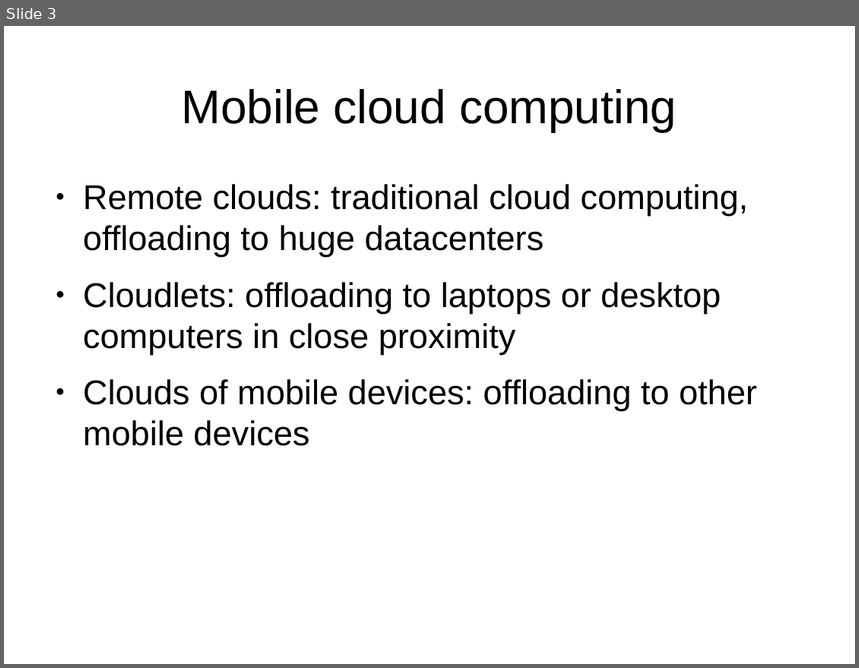
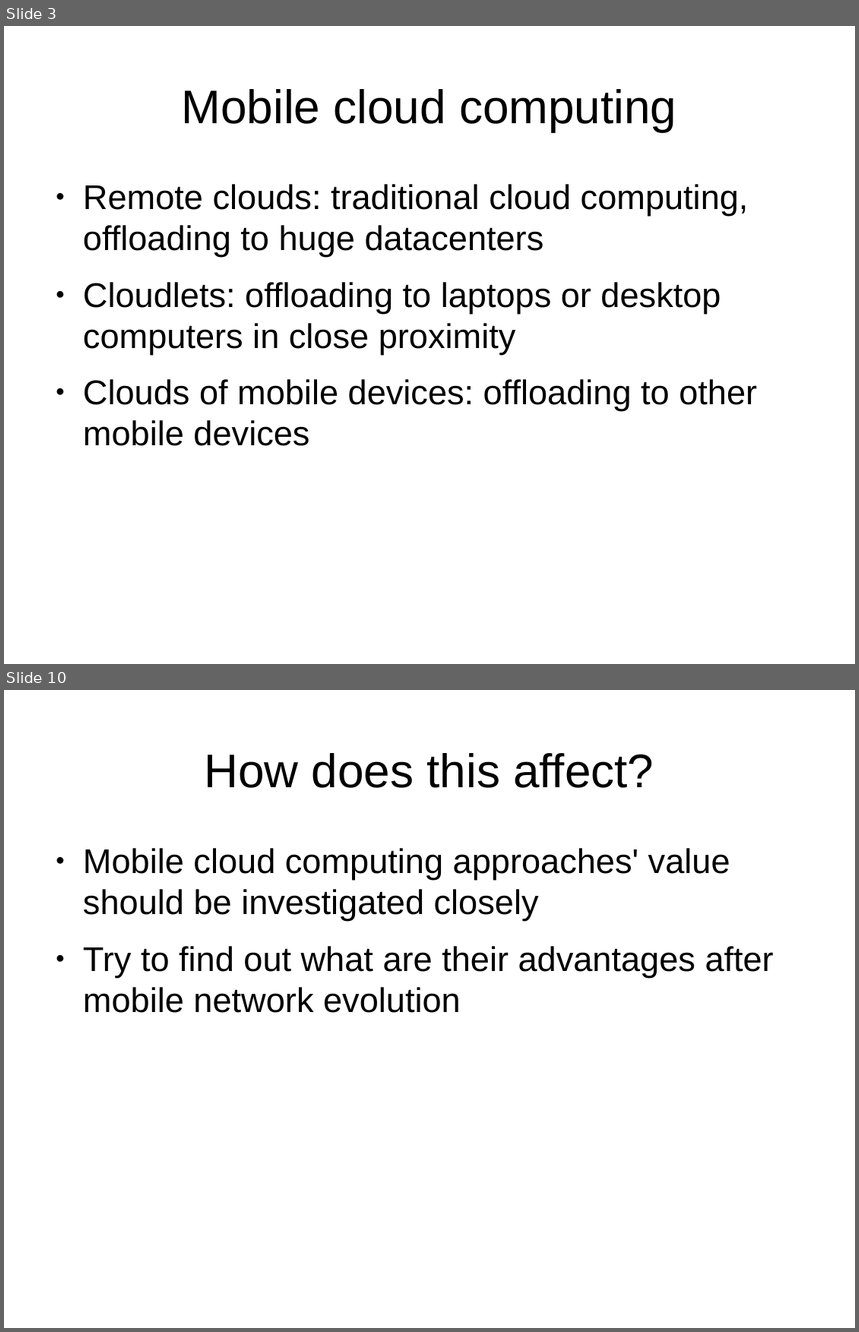
Before and after one commit to nipakoo/Mobile-Data-Analytics, a slide deck: presentation.odp. Shown one above the other, each under a label of ours: slide 3 before the commit, slides 3 and 10 after it; the slides between them are not shown. The pictures are 859x668 and 859x1332 pixels, drawn with LibreOffice and Linux fonts; fonts in the diff are those of the drawing. Boxes give left, top, right and bottom in pixels: in the first picture for what was removed or moved away, otherwise in the second. Text is boxed around its words. In the diff, an @@ line names an element or a change of style, - is before the commit and + after.

```diff
--- a/presentation.odp
+++ b/presentation.odp
@@ slide 10 added at (4,690,855,1328), background #FFFFFF @@
@@ title added at (204,753,654,788), 44 pt, text #000000 @@
+How does this affect?
@@ text added at (83,848,774,1013), 32 pt, text #000000 @@
+● Mobile cloud computing approaches' value should be investigated closely
+● Try to find out what are their advantages after mobile network evolution
```
Also in this commit, not shown: 2 slides changed, 5 other slides added.
